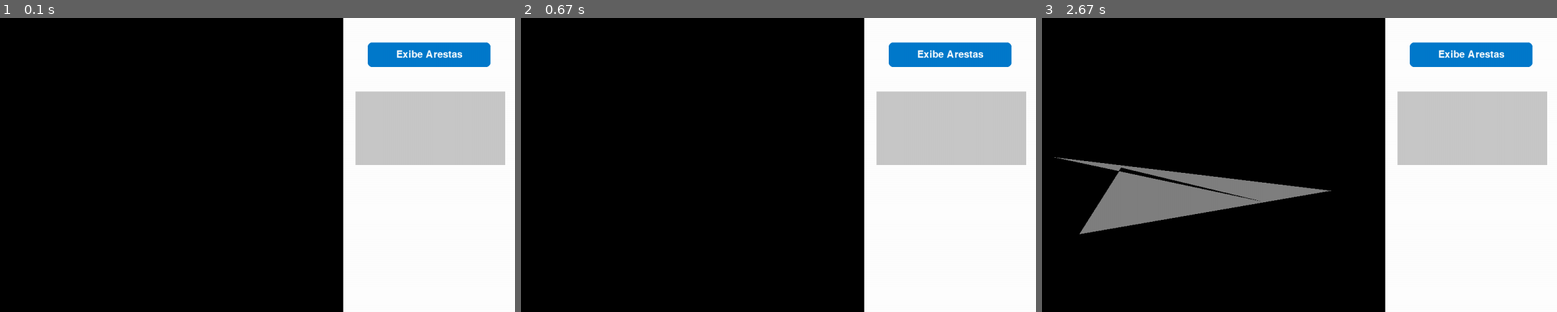
Above: before the commit, frames 1-3 (left to right).
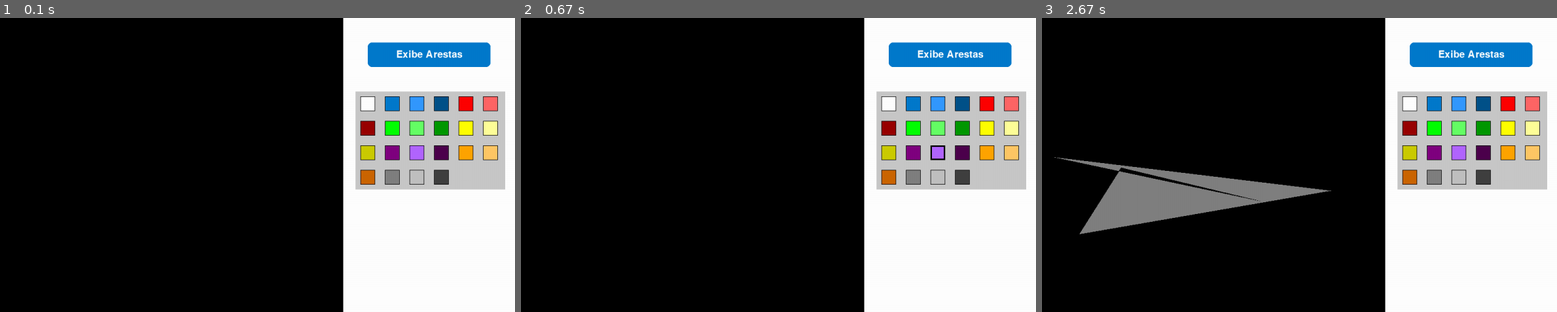
Above: after the commit, the same moments.

Repository: Rafaration/FillPoly
Game: pygame game, started from FillPoly.py
The game is run twice, just before and just after one commit, with the same random seed, the same clock (stepped at 60 frames per second) and the same inputs.
Inputs (mouse positions are in pixels of both pictures, inside the frame that each line leads up to):
- Up to frame 1 (0.1 s): no input
- Up to frame 2 (0.67 s): click (933, 156) at 0.38 s
- Up to frame 3 (2.67 s): click (1119, 167) at 0.72 s; click (1078, 232) at 1.05 s; click (1330, 191) at 1.38 s; click (1052, 156) at 1.72 s; click (1263, 200) at 2.05 s; right-click (1381, 141) at 2.38 s

The runs differ from the first frame. In frame 1, 5.2% of the frame differs, in the area x 68-99%, y 26-59%; in frame 2, 5.2%; in frame 3, 5.2%.

Commit message:
Botões de seleção de cor para os polígonos

Diff:
--- a/FillPoly.py
+++ b/FillPoly.py
@@ -71,7 +71,7 @@
 
         # Verifica se terá arestas para desenhar
         if self.selecionado:
-            aresta_cor = VERMELHO
+            aresta_cor = BRANCO
         elif self.aresta:
             aresta_cor = BRANCO
         else:
@@ -280,6 +280,36 @@
                 return True
         return False
 
+class BotaoCor:
+    def __init__(self, x, y, tamanho, cor):
+        """Inicializa o botão de cor com suas propriedades.
+
+        Parâmetros:
+            x, y (int): Posição horizontal e vertical do botão.
+            tamanho (int): Dimensão do lado do botão (quadrado).
+            cor (tuple): Cor do botão em formato RGB.
+        """
+
+        self.rect = pygame.Rect(x, y, tamanho, tamanho)
+        self.cor = cor
+
+    def desenhar(self, tela):
+        # Desenha o quadrado com a cor
+        pygame.draw.rect(tela, self.cor, self.rect)
+        # Desenha uma borda preta ao redor do botão para destacá-lo
+        pygame.draw.rect(tela, PRETO, self.rect, 1)
+
+        # Efeito de hover simples (borda mais grossa quando mouse estiver em cima)
+        if self.rect.collidepoint(pygame.mouse.get_pos()):
+            pygame.draw.rect(tela, PRETO, self.rect, 3)
+
+    def foi_clicado(self, event):
+        # Verifica se o evento foi um clique esquerdo E se ocorreu dentro do botão
+        if event.type == pygame.MOUSEBUTTONDOWN and event.button == 1:
+            if self.rect.collidepoint(event.pos):
+                return True
+        return False
+
 def selec_cor ():
     return random.choice(CORES)
 
@@ -293,12 +323,31 @@
 area_desenho = AreaDesenho(0, 0, 850, 600, PRETO)
 
 botao_arestas = Botao(900, 50, 250, 50, "Exibe Arestas", tam_fonte=30, cor=AZUL, cor_hover=AZUL_CLARO)
+
+# ---- SETUP DAS CORES ----
+botoes_cores = []
+tamanho_botao = 30
+espacamento = 20
+
+# Posições iniciais baseadas no retângulo cinza
+inicio_x = 885
+inicio_y = 160
+
+for i, cor in enumerate(CORES):
+    colunas = 6
+
+    linha = i // colunas
+    coluna = i % colunas
+
+    x = inicio_x + coluna * (tamanho_botao + espacamento)
+    y = inicio_y + linha * (tamanho_botao + espacamento)
+
+    botoes_cores.append(BotaoCor(x, y, tamanho_botao, cor))
+
 
 # Criar estruturas que irão armazenar os polígonos e pontos desenhados
 Pontos = [] # Lista para armazenar os pontos clicados pelo mouse
 Poligonos = [] # Lista para armazenar os polígonos desenhados
-
-scroll_y = 0  # <--- NOVA VARIÁVEL DE SCROLL
 
 rodando = True
 while rodando:
@@ -317,6 +366,7 @@
             if (painel_ui.foi_clicado(event)):
                 print("Painel de UI foi clicado!")
 
+                # Checa o botão de exibir arestas foi clicado
                 if (botao_arestas.foi_clicado(event)):
                     print("Botão 'Exibe Arestas' foi clicado!")
                     tem_aresta = any(poligono.aresta for poligono in Poligonos)  # Verifica se algum polígono está com arestas exibidas
@@ -329,6 +379,17 @@
                         for poligono in Poligonos:
                             poligono.aresta = True # Alterna a exibição das arestas do polígono
 
+                # Checa os botões da paleta de cores
+                for botao in botoes_cores:
+                    if botao.foi_clicado(event):
+                        print(f"Botão de cor {botao.cor} foi clicado!")
+                        # Altera a cor dos polígonos selecionados
+                        for poligono in Poligonos:
+                            if poligono.selecionado:
+                                poligono.cor = botao.cor
+                                print(f"Polígono selecionado alterado para a cor {botao.cor}.")
+                                break
+
             # 2. Verifica se o clique foi na área de desenho
             if (area_desenho.foi_clicado(event)):
                 print("Área de desenho foi clicada!")
@@ -396,10 +457,13 @@
     painel_ui.desenhar(tela)
 
     # Desenhar area para seleção de cores
-    pygame.draw.rect(tela, (200, 200, 200), pygame.Rect(875, 150, 305, 150))
+    pygame.draw.rect(tela, (200, 200, 200), pygame.Rect(875, 150, 305, 200))
 
     # Desenha os botões na tela
     botao_arestas.desenhar(tela)
+
+    for botao in botoes_cores:
+        botao.desenhar(tela)
 
     # Desenha os pontos que estão sendo clicados e ainda não viraram polígonos
     for p in Pontos:
